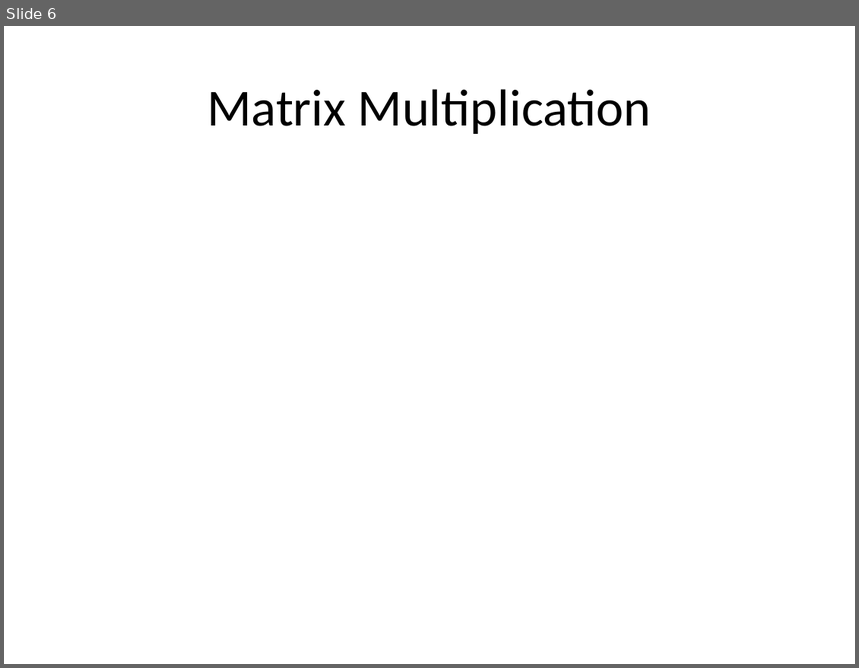
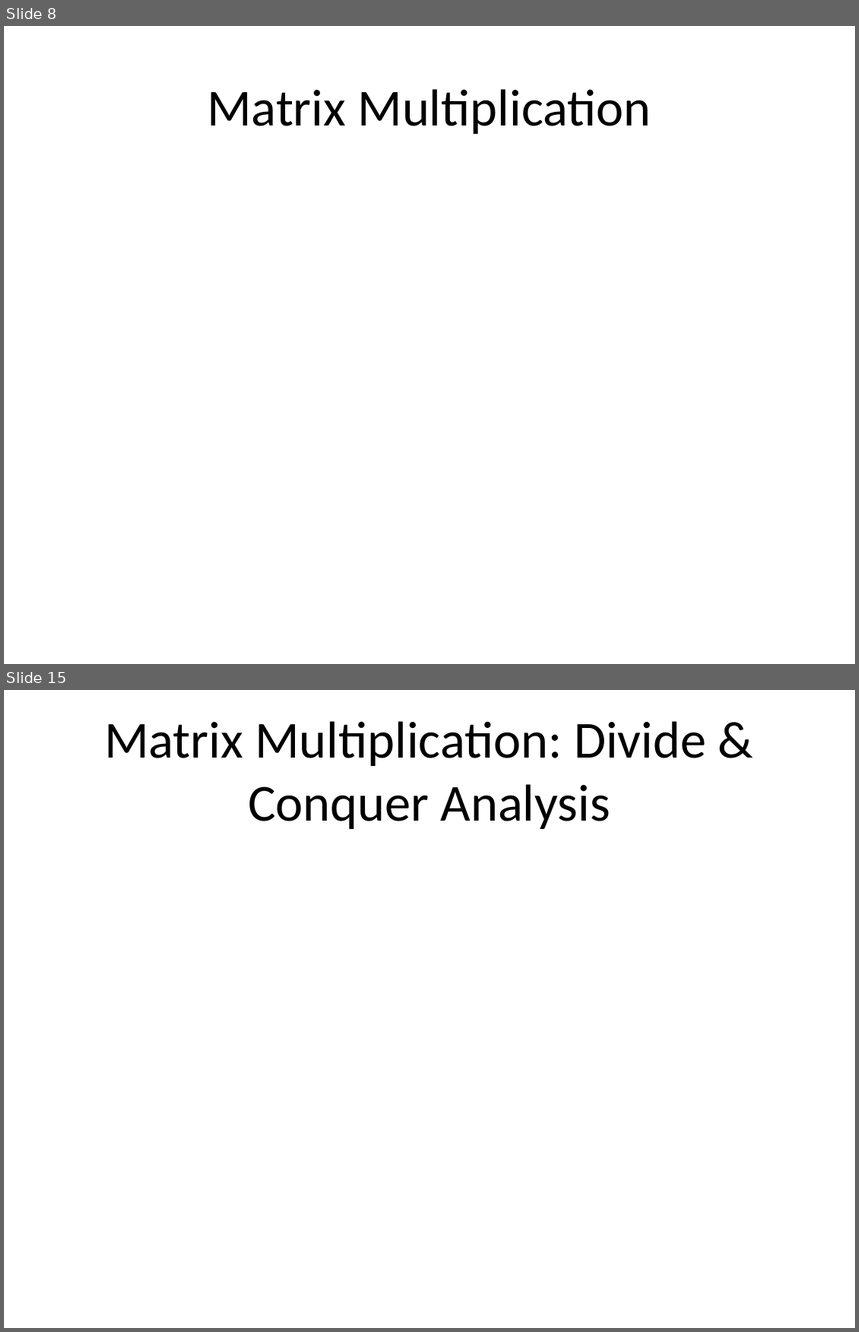
Before and after one commit to ucoruh/ce100-algorithms-and-programming-II, a slide deck: docs/week-3/ce100-week-3-matrix.md_word.pptx. Shown one above the other, each under a label of ours: slide 6 before the commit, slides 8 and 15 after it; the slides between them are not shown. The pictures are 859x668 and 859x1332 pixels, drawn with LibreOffice and Linux fonts; fonts in the diff are those of the drawing. Boxes give left, top, right and bottom in pixels: in the first picture for what was removed or moved away, otherwise in the second. Text is boxed around its words. In the diff, an @@ line names an element or a change of style, - is before the commit and + after.

Commit message:
week-3 matrix mult completed

```diff
--- a/docs/week-3/ce100-week-3-matrix.md_word.pptx
+++ b/docs/week-3/ce100-week-3-matrix.md_word.pptx
@@ slide 15 added at (4, 690, 855, 1328), background #FFFFFF @@
@@ title added at (104, 721, 706, 829), 44 pt, text #000000 @@
+Matrix Multiplication: Divide & Conquer Analysis
@@ what was slide 6 is now slide 8 @@
```
Also in this commit, not shown: 2 slides changed, 25 other slides added, 1 slide removed, 18 other files.
